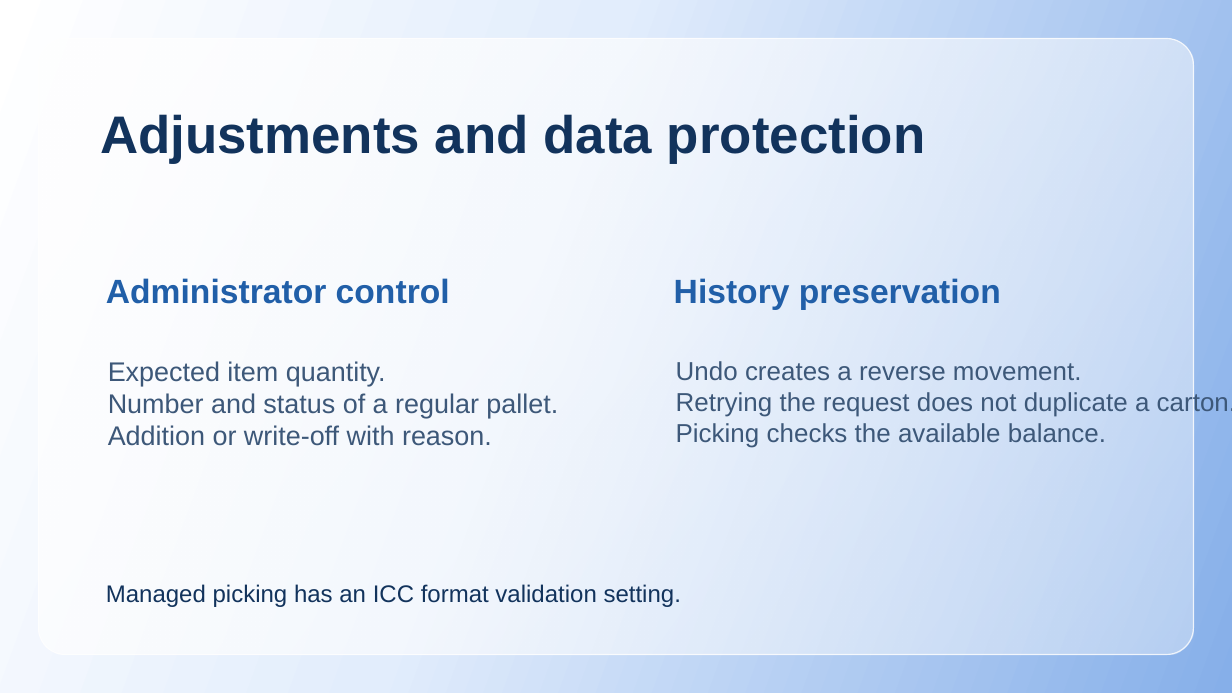
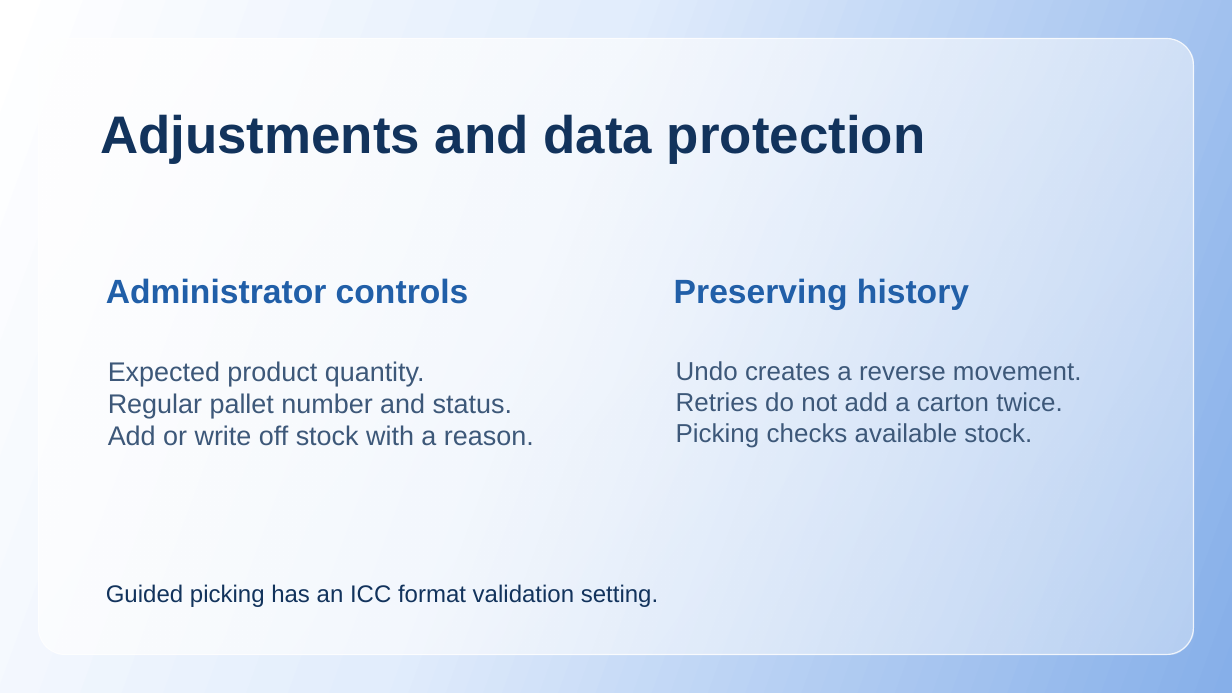
Before and after one commit to Van1shjod/warehouse_sort, a slide deck: slide 18 of presentation-en.pptx. Drawn at 1232x693 pixels with LibreOffice and Linux fonts; fonts in the diff are those of the drawing. Boxes give left, top, right and bottom in pixels: in the first picture for what was removed or moved away, otherwise in the second. Text is boxed around its words. In the diff, an @@ line names an element or a change of style, - is before the commit and + after.

```diff
--- a/presentation-en.pptx
+++ b/presentation-en.pptx
@@ text at box(106, 278, 469, 304): text changed @@
-Administrator control
+Administrator controls
@@ text at box(674, 278, 969, 310): text changed @@
-History preservation
+Preserving history
@@ text at box(108, 361, 534, 446): text changed @@
-Expected item quantity.
-Number and status of a regular pallet.
-Addition or write-off with reason.
+Expected product quantity.
+Regular pallet number and status.
+Add or write off stock with a reason.
@@ text at box(676, 392, 1062, 448): text changed @@
-Retrying the request does not duplicate a carton.
-Picking checks the available balance.
+Retries do not add a carton twice.
+Picking checks available stock.
@@ text at box(106, 584, 658, 607): text changed @@
-Managed picking has an ICC format validation setting.
+Guided picking has an ICC format validation setting.
```
Also in this commit, not shown: 19 other slides changed, 3 other files.
